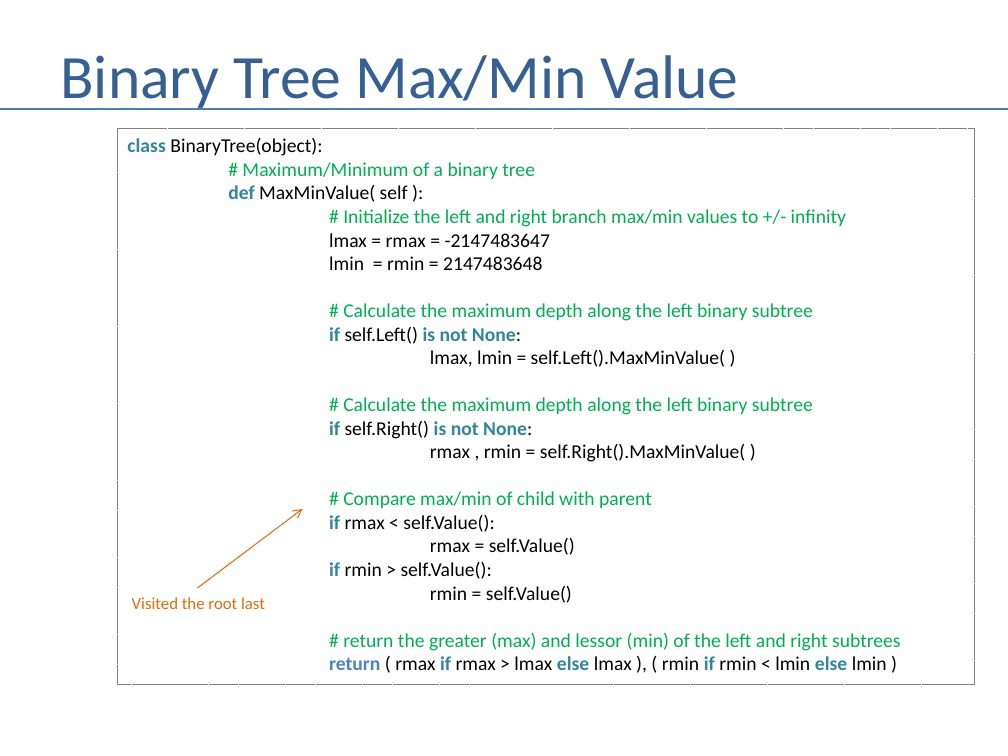
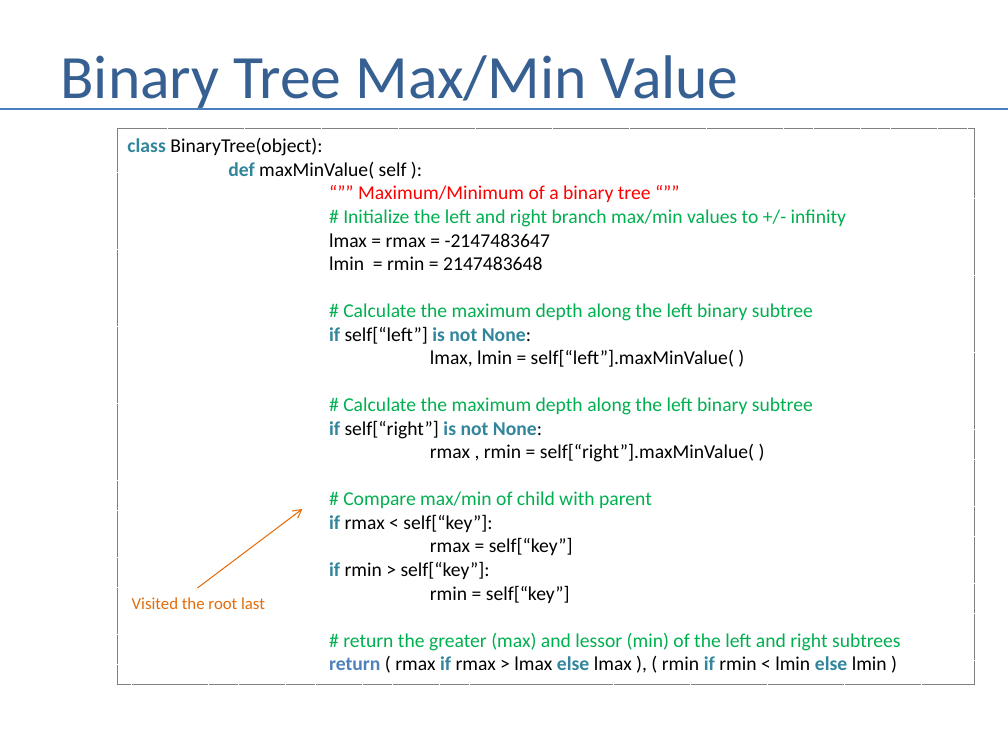
Before and after one commit to andrewferlitsch/Portland-Data-Science-Group, a slide deck: slide 52 of Presentations/Whiteboarding.pptx. Drawn at 1008x756 pixels with LibreOffice and Linux fonts; fonts in the diff are those of the drawing. Boxes give left, top, right and bottom in pixels: in the first picture for what was removed or moved away, otherwise in the second. Text is boxed around its words. In the diff, an @@ line names an element or a change of style, - is before the commit and + after.

Commit message:
update binary search tree

```diff
--- a/Presentations/Whiteboarding.pptx
+++ b/Presentations/Whiteboarding.pptx
@@ text in rectangle at <box>127,138,651,202</box>: text changed @@
-class BinaryTree(object):
-# Maximum/Minimum of a binary tree
-def MaxMinValue( self ):
+class BinaryTree(object):
+def maxMinValue( self ):
+“”” Maximum/Minimum of a binary tree “””
@@ text in rectangle at <box>329,326,734,367</box>: text changed @@
-if self.Left() is not None:
-lmax, lmin = self.Left().MaxMinValue( )
+if self[“left”] is not None:
+lmax, lmin = self[“left”].maxMinValue( )
@@ text in rectangle at <box>329,420,754,462</box>: text changed @@
-if self.Right() is not None:
-rmax , rmin = self.Right().MaxMinValue( )
+if self[“right”] is not None:
+rmax , rmin = self[“right”].maxMinValue( )
@@ text in rectangle at <box>329,514,573,603</box>: text changed @@
-if rmax < self.Value():
-rmax = self.Value()
-if rmin > self.Value():
-rmin = self.Value()
+if rmax < self[“key”]:
+rmax = self[“key”]
+if rmin > self[“key”]:
+rmin = self[“key”]
```
Also in this commit, not shown: 7 other slides changed, 1 other file.
